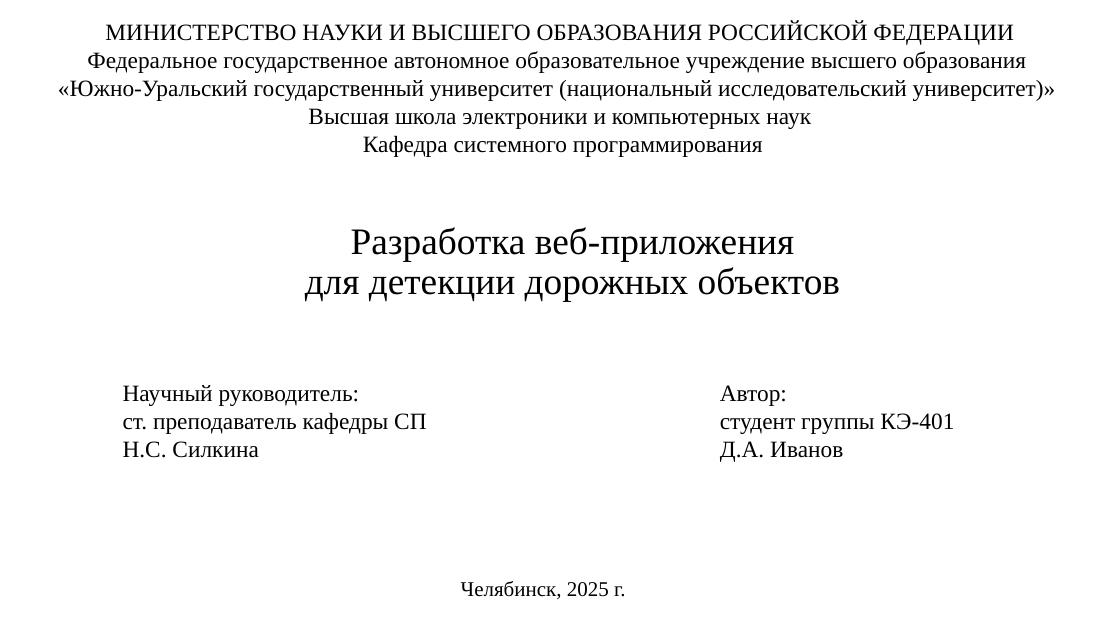
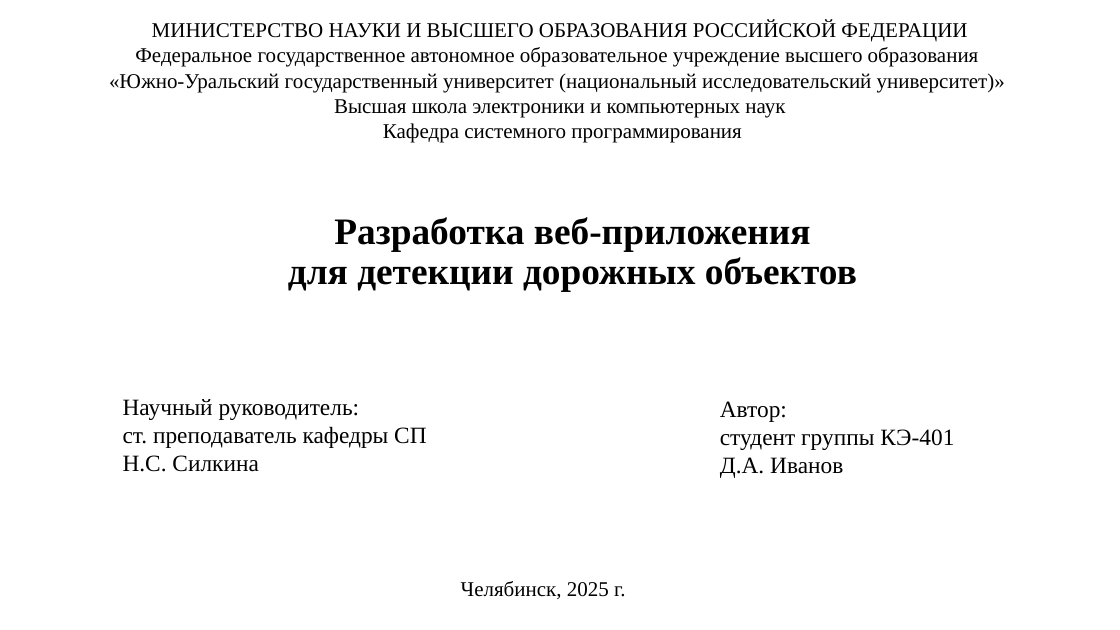
Before and after one commit to FaceMan01/Homework, a slide deck: slide 1 of ВКР/Презентация ВКР.pptx. Drawn at 1120x630 pixels with LibreOffice and Linux fonts; fonts in the diff are those of the drawing. Boxes give left, top, right and bottom in pixels: in the first picture for what was removed or moved away, otherwise in the second. Text is boxed around its words. In the diff, an @@ line names an element or a change of style, - is before the commit and + after.

```diff
--- a/ВКР/Презентация ВКР.pptx
+++ b/ВКР/Презентация ВКР.pptx
@@ text "МИНИСТЕРСТВО НАУКИ И ВЫСШЕГО ОБРАЗОВАНИЯ ..." at <box>109,21,1005,143</box>: size 20 to 18 pt @@
@@ title "Разработка веб-приложения для детекции дорожных ...": place and size @@
-title "Разработка веб-приложения для детекции дорожных ..." at <box>305,227,840,302</box>
+title "Разработка веб-приложения для детекции дорожных ..." at <box>288,217,857,292</box>
@@ title "Разработка веб-приложения для детекции дорожных ..." at <box>288,217,857,292</box>: bold on @@
@@ text "Научный руководитель:": place and size @@
-text "Научный руководитель:" at <box>123,385,426,458</box>
+text "Научный руководитель:" at <box>123,399,426,472</box>
@@ text "Автор:": place and size @@
-text "Автор:" at <box>720,385,954,462</box>
+text "Автор:" at <box>720,401,954,478</box>
```
Also in this commit, not shown: 3 other slides changed, 9 slides added, 6 slides removed, 2 other files.
